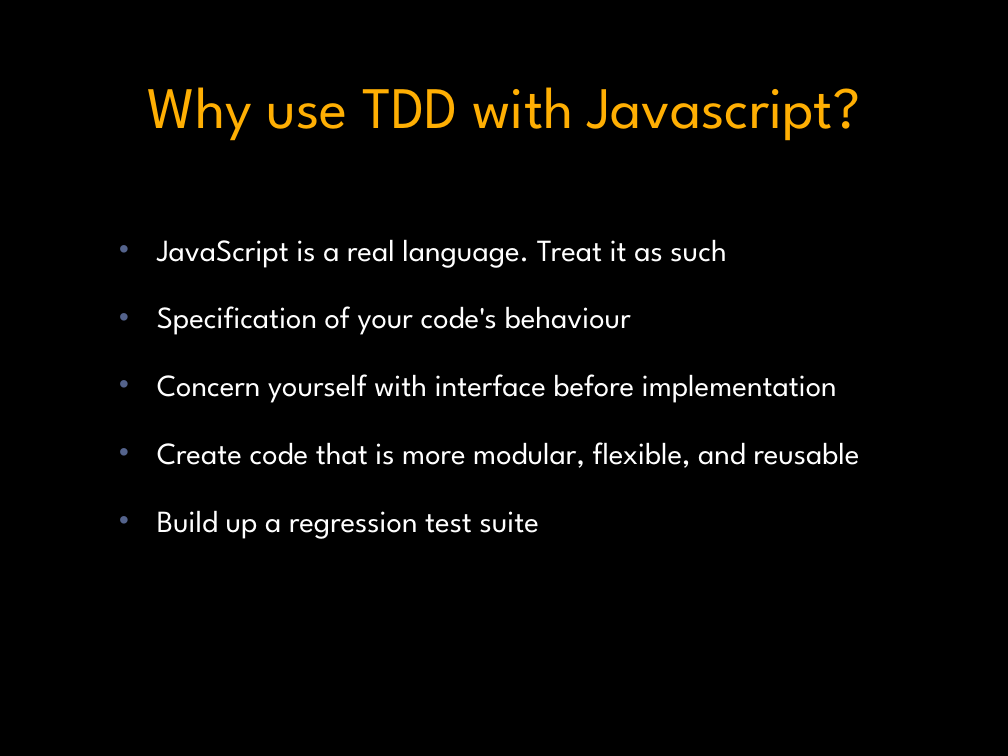
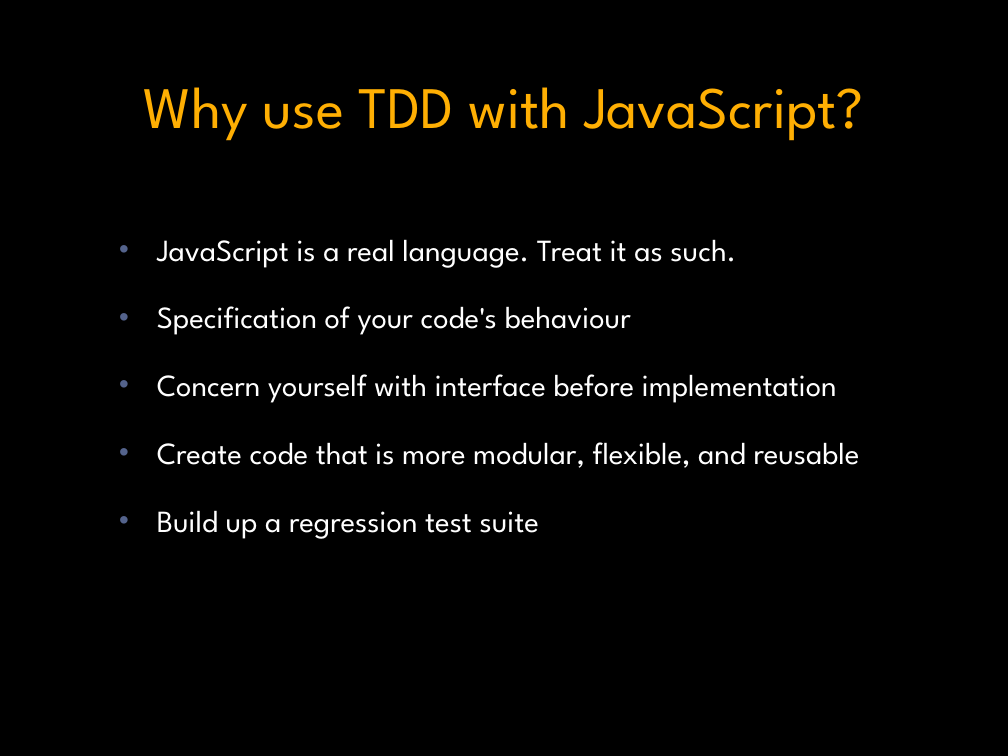
Before and after one commit to grassdog/jasmine-talk, a slide deck: slide 7 of jasmine.pptx. Drawn at 1008x756 pixels with LibreOffice and Linux fonts; fonts in the diff are those of the drawing; background and template pictures are left out. Boxes give left, top, right and bottom in pixels: in the first picture for what was removed or moved away, otherwise in the second. Text is boxed around its words. In the diff, an @@ line names an element or a change of style, - is before the commit and + after.

Commit message:
Update slides

```diff
--- a/jasmine.pptx
+++ b/jasmine.pptx
@@ title at <box>144,87,864,141</box>: text changed @@
-Why use TDD with Javascript?
+Why use TDD with JavaScript?
@@ text at <box>157,239,736,268</box>: text changed @@
-• JavaScript is a real language. Treat it as such
+• JavaScript is a real language. Treat it as such.
```
Also in this commit, not shown: 4 other slides changed, 1 slide added, 1 slide removed.
